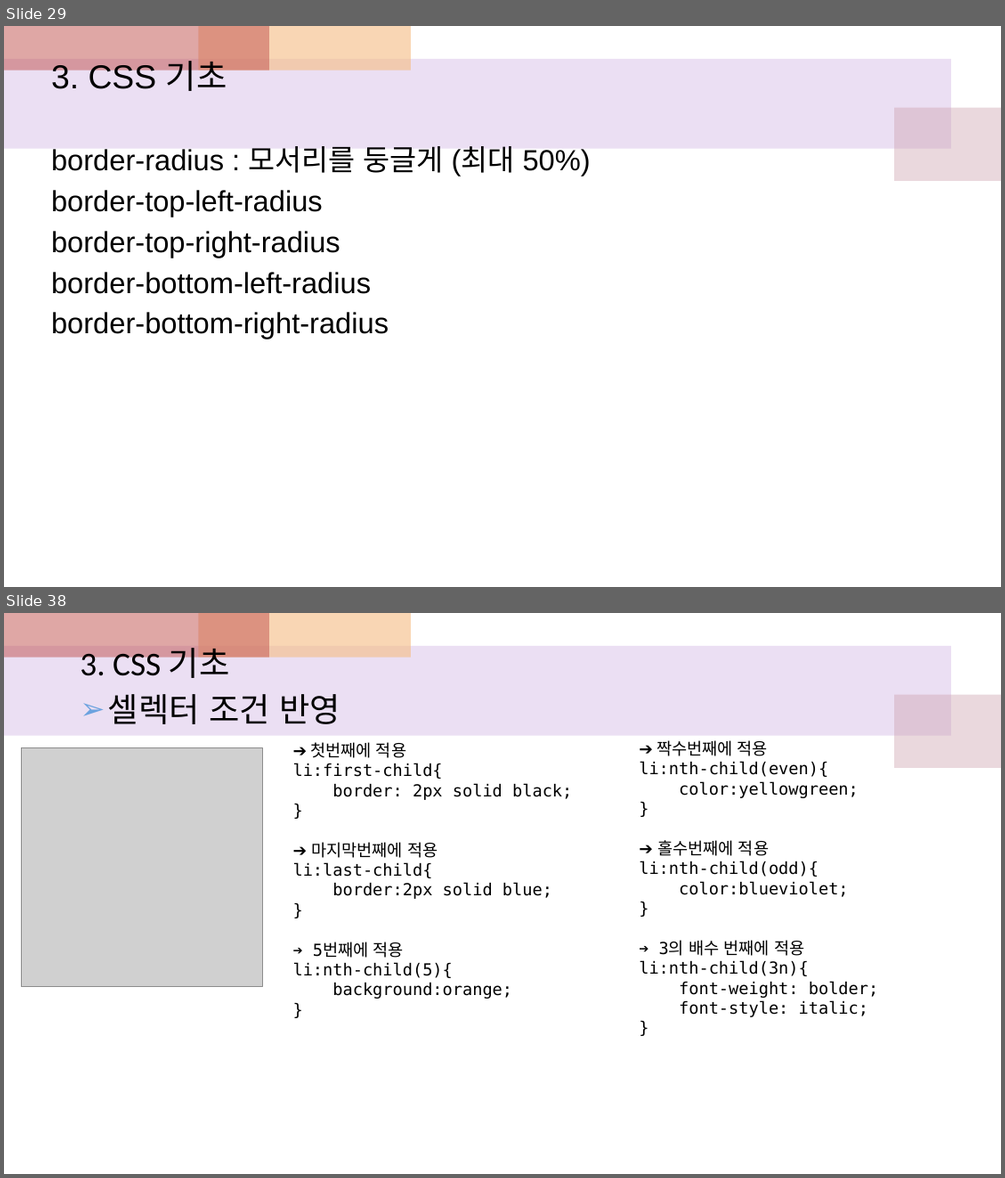
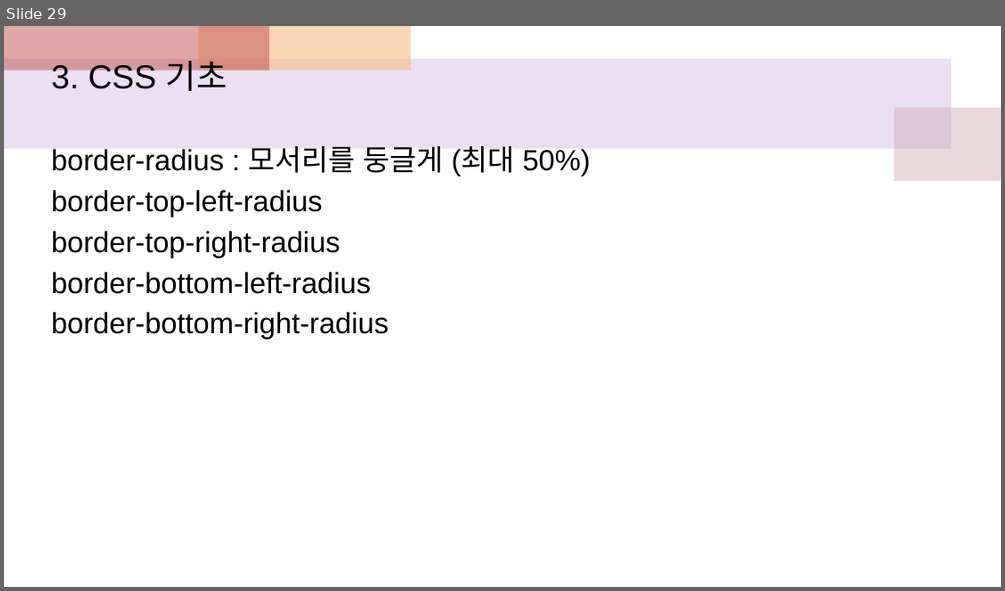
Before and after one commit to sonsungjong/html_css, a slide deck: htmlcss수업참고자료.pptx. Shown one above the other, each under a label of ours: slides 29 and 38 before the commit, slide 29 after it; the slides between them are not shown. The pictures are 1005x1178 and 1005x591 pixels, drawn with LibreOffice and Linux fonts; fonts in the diff are those of the drawing; grey boxes stand for pictures. Boxes give left, top, right and bottom in pixels: in the first picture for what was removed or moved away, otherwise in the second. Text is boxed around its words. In the diff, an @@ line names an element or a change of style, - is before the commit and + after.

```diff
--- a/htmlcss수업참고자료.pptx
+++ b/htmlcss수업참고자료.pptx
@@ slide 38 removed at box(4, 613, 1001, 1174), background #FFFFFF; not listed: 4 template elements that a slide beside it also shows @@
@@ text removed at box(80, 641, 341, 724) @@
-3. CSS 기초
-➢ 셀렉터 조건 반영
@@ text removed at box(293, 742, 572, 998) @@
-➔ 첫번째에 적용
-li:first-child{
-border: 2px solid black;
-}
-➔ 마지막번째에 적용
-li:last-child{
-border:2px solid blue;
-}
-➔ 5번째에 적용
-li:nth-child(5){
-background:orange;
-}
@@ text removed at box(639, 740, 878, 1017) @@
-➔ 짝수번째에 적용
-li:nth-child(even){
-color:yellowgreen;
-}
-➔ 홀수번째에 적용
-li:nth-child(odd){
-color:blueviolet;
-}
-➔ 3의 배수 번째에 적용
-li:nth-child(3n){
-font-weight: bolder;
-font-style: italic;
-}
@@ picture removed at box(21, 748, 263, 986) @@
```
Also in this commit, not shown: 8 slides changed, 12 slides added, 11 other slides removed.
